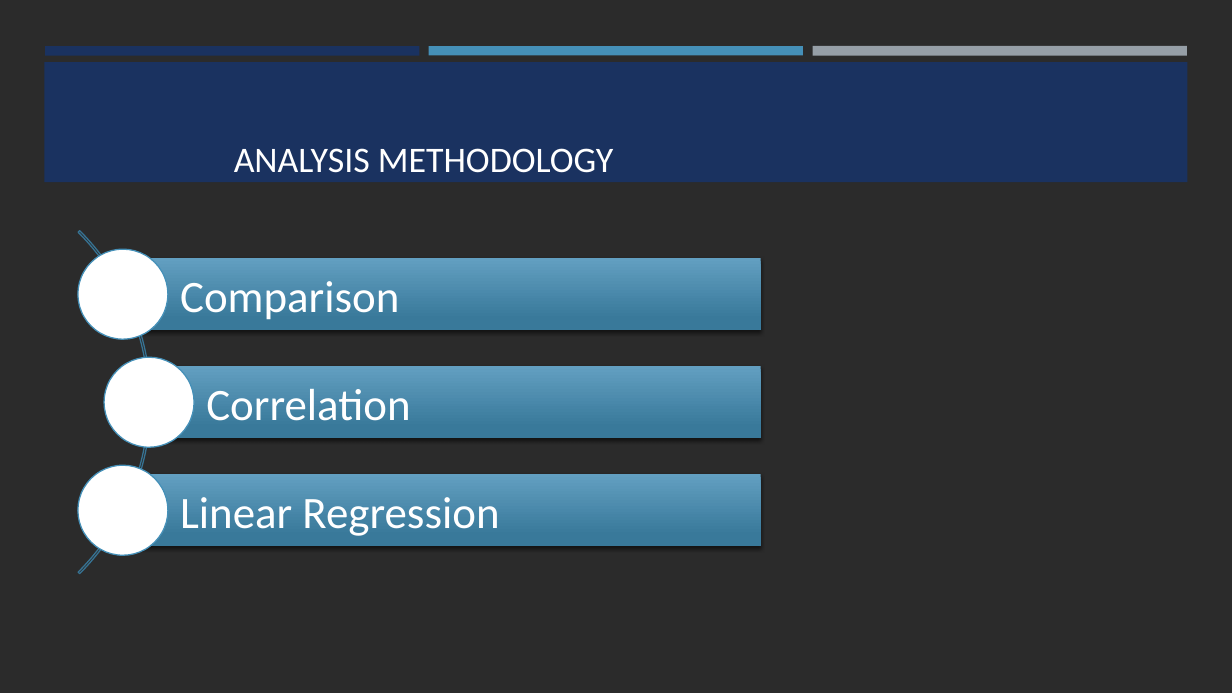
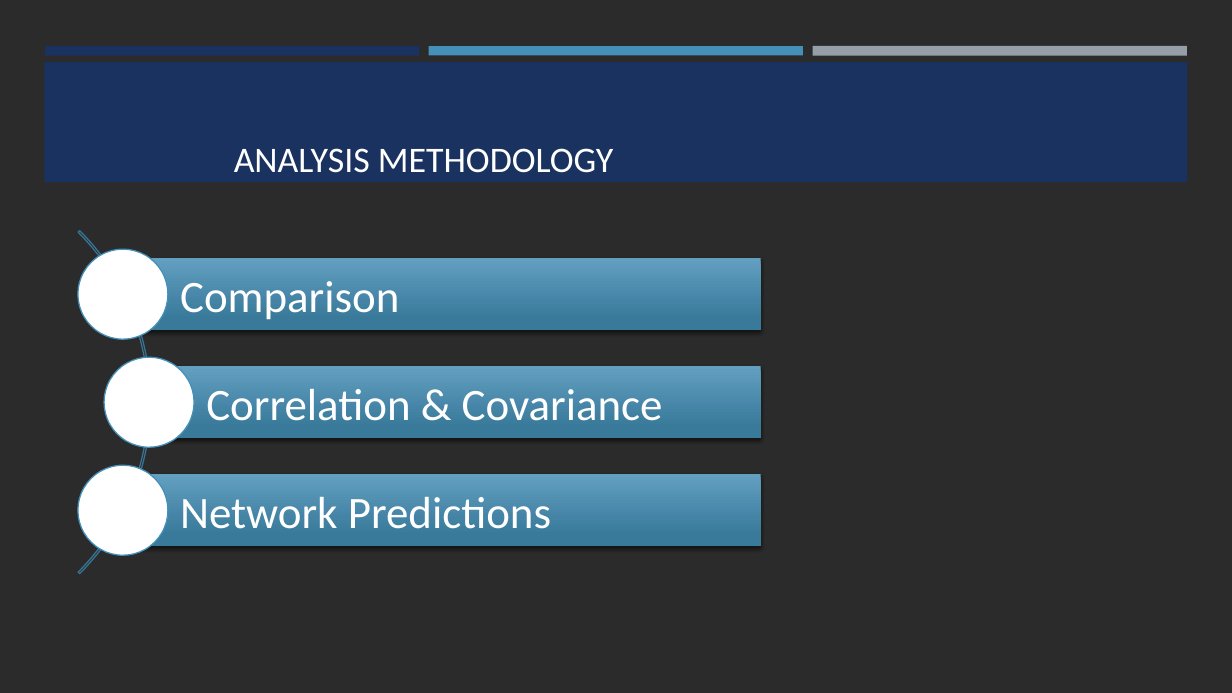
Before and after one commit to ChrisAcornleyPhD/CAP512Data, a slide deck: slide 8 of scripts/CAP512.pptx. Drawn at 1232x693 pixels with LibreOffice and Linux fonts; fonts in the diff are those of the drawing; background and template pictures are left out; a plain dark background stands for a picture behind light text. Boxes give left, top, right and bottom in pixels: in the first picture for what was removed or moved away, otherwise in the second. Text is boxed around its words. In the diff, an @@ line names an element or a change of style, - is before the commit and + after.

Commit message:
Updated powerpoint with images. Need to fill in analysis of the data.

```diff
--- a/scripts/CAP512.pptx
+++ b/scripts/CAP512.pptx
@@ text at [206, 389, 663, 421]: text changed @@
-Correlation
+Correlation & Covariance
@@ text at [180, 497, 551, 528]: text changed @@
-Linear Regression
+Network Predictions
```
Also in this commit, not shown: 1 other slide changed, 9 slides added.
